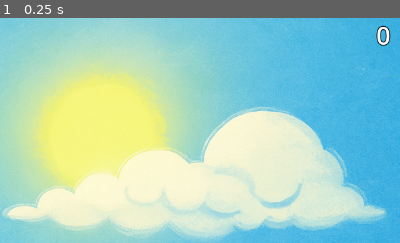
Above: before the commit, frame 1.
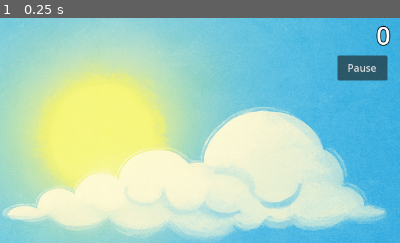
Above: after the commit, the same moment.

Repository: egorlepa/Balloon-Sucker-2
Game: Godot game, scene res://game.tscn
Two runs of this game, one before a commit and one after it. Both use one fixed random seed, a clock stepped at 60 frames per second and the inputs below. Before the commit the project has no main scene; this scene is started directly in both runs.
Inputs:
- Up to frame 1 (0.25 s): no input
The pictures show only the part of the screen within x 50-100%, y 0-50%; the shares and areas given below are measured in that part.

The runs differ from the first frame. In frame 1, 1.5% of the frame differs, in the area x 84-97%, y 16-28%.
Error in both runs: Trying to assign value of type 'Node2D' to a variable of type 'Control'. (res://game.gd:6)

Commit message:
Menu fixes

Diff:
--- a/game.tscn
+++ b/game.tscn
@@ -1,10 +1,11 @@
-[gd_scene load_steps=12 format=3 uid="uid://cob40pnbjmg0a"]
+[gd_scene load_steps=13 format=3 uid="uid://cob40pnbjmg0a"]
 
 [ext_resource type="Script" uid="uid://cspbsbudsa0s7" path="res://game.gd" id="1_80nbo"]
 [ext_resource type="Texture2D" uid="uid://cn8n6xs6v8b3p" path="res://assets/background.png" id="2_e2o6t"]
 [ext_resource type="PhysicsMaterial" uid="uid://c0ysapw4p3ide" path="res://materials/bouncy_phys_mat.tres" id="3_7jktm"]
 [ext_resource type="Texture2D" uid="uid://d1cne8wyx1kji" path="res://assets/heart.png" id="3_feb5d"]
 [ext_resource type="AudioStream" uid="uid://bp5awnhu2y5k6" path="res://assets/fart.mp3" id="4_fc0e3"]
+[ext_resource type="PackedScene" uid="uid://wgpmj4y3ljen" path="res://pause_menu.tscn" id="7_pause"]
 
 [sub_resource type="Curve" id="Curve_fc0e3"]
 _data = [Vector2(0, 0), 0.0, 0.0, 0, 0, Vector2(0.252778, 0.497824), 0.0, 0.0, 0, 0, Vector2(0.5, 0.646355), 0.0, 0.0, 0, 0, Vector2(0.747222, 0.809032), 0.0, 0.0, 0, 0, Vector2(1, 1), 0.0, 0.0, 0, 0]
@@ -118,6 +119,18 @@
 horizontal_alignment = 2
 vertical_alignment = 1
 
+[node name="PauseMenu" parent="." instance=ExtResource("7_pause")]
+z_index = 100
+
+[node name="PauseButton" type="Button" parent="."]
+process_mode = 2
+z_index = 10
+offset_left = 1180.0
+offset_top = 60.0
+offset_right = 1260.0
+offset_bottom = 100.0
+text = "Pause"
+
 [connection signal="timeout" from="SpawnTimer" to="." method="_on_spawn_timer_timeout"]
 [connection signal="area_entered" from="DespawnBoundary" to="." method="_on_despawn_boundary_area_entered"]
 [connection signal="body_entered" from="DespawnBoundary" to="." method="_on_despawn_boundary_body_entered"]
--- /dev/null
+++ b/game_over.tscn
@@ -0,0 +1,49 @@
+[gd_scene load_steps=3 format=3 uid="uid://diu4ta5a6nvxe"]
+
+[ext_resource type="Script" path="res://game_over.gd" id="1_gameover"]
+
+[sub_resource type="LabelSettings" id="LabelSettings_1"]
+font_size = 36
+
+[node name="GameOver" type="Control"]
+anchor_right = 1.0
+anchor_bottom = 1.0
+script = ExtResource("1_gameover")
+
+[node name="VBoxContainer" type="VBoxContainer" parent="."]
+anchor_left = 0.5
+anchor_top = 0.5
+anchor_right = 0.5
+anchor_bottom = 0.5
+offset_left = -150.0
+offset_top = -150.0
+offset_right = 150.0
+offset_bottom = 150.0
+theme_override_constants/separation = 20
+
+[node name="GameOverLabel" type="Label" parent="VBoxContainer"]
+text = "Game Over!"
+label_settings = SubResource("LabelSettings_1")
+horizontal_alignment = 1
+
+[node name="FinalScoreLabel" type="Label" parent="VBoxContainer"]
+text = "Final Score: 0"
+horizontal_alignment = 1
+
+[node name="HighScoreLabel" type="Label" parent="VBoxContainer"]
+text = "High Score: 0"
+horizontal_alignment = 1
+
+[node name="NewHighScoreLabel" type="Label" parent="VBoxContainer"]
+visible = false
+text = "NEW HIGH SCORE!"
+modulate = Color(1, 1, 0, 1)
+horizontal_alignment = 1
+
+[node name="RestartButton" type="Button" parent="VBoxContainer"]
+custom_minimum_size = Vector2(200, 40)
+text = "Play Again"
+
+[node name="MainMenuButton" type="Button" parent="VBoxContainer"]
+custom_minimum_size = Vector2(200, 40)
+text = "Main Menu"
--- /dev/null
+++ b/high_scores.tscn
@@ -0,0 +1,39 @@
+[gd_scene load_steps=3 format=3 uid="uid://ddpe5rfqih88b"]
+
+[ext_resource type="Script" path="res://high_scores.gd" id="1_highscores"]
+
+[sub_resource type="LabelSettings" id="LabelSettings_1"]
+font_size = 36
+
+[node name="HighScores" type="Control"]
+anchor_right = 1.0
+anchor_bottom = 1.0
+script = ExtResource("1_highscores")
+
+[node name="VBoxContainer" type="VBoxContainer" parent="."]
+anchor_left = 0.5
+anchor_top = 0.5
+anchor_right = 0.5
+anchor_bottom = 0.5
+offset_left = -200.0
+offset_top = -250.0
+offset_right = 200.0
+offset_bottom = 250.0
+theme_override_constants/separation = 20
+
+[node name="TitleLabel" type="Label" parent="VBoxContainer"]
+text = "High Scores"
+label_settings = SubResource("LabelSettings_1")
+horizontal_alignment = 1
+
+[node name="ScoresContainer" type="VBoxContainer" parent="VBoxContainer"]
+custom_minimum_size = Vector2(0, 300)
+theme_override_constants/separation = 10
+
+[node name="ClearScoresButton" type="Button" parent="VBoxContainer"]
+custom_minimum_size = Vector2(200, 40)
+text = "Clear Scores"
+
+[node name="BackButton" type="Button" parent="VBoxContainer"]
+custom_minimum_size = Vector2(200, 40)
+text = "Back"
--- /dev/null
+++ b/instructions.tscn
@@ -0,0 +1,59 @@
+[gd_scene load_steps=3 format=3 uid="uid://17bjt51c1yjp"]
+
+[ext_resource type="Script" path="res://instructions.gd" id="1_instructions"]
+
+[sub_resource type="LabelSettings" id="LabelSettings_1"]
+font_size = 36
+
+[node name="Instructions" type="Control"]
+anchor_right = 1.0
+anchor_bottom = 1.0
+script = ExtResource("1_instructions")
+
+[node name="VBoxContainer" type="VBoxContainer" parent="."]
+anchor_left = 0.5
+anchor_top = 0.5
+anchor_right = 0.5
+anchor_bottom = 0.5
+offset_left = -300.0
+offset_top = -250.0
+offset_right = 300.0
+offset_bottom = 250.0
+theme_override_constants/separation = 20
+
+[node name="TitleLabel" type="Label" parent="VBoxContainer"]
+text = "Instructions"
+label_settings = SubResource("LabelSettings_1")
+horizontal_alignment = 1
+
+[node name="InstructionsText" type="RichTextLabel" parent="VBoxContainer"]
+custom_minimum_size = Vector2(600, 350)
+bbcode_enabled = true
+text = "[center][b]How to Play Balloon Warfare[/b][/center]
+
+[color=yellow]Objective:[/color]
+Pop as many balloons as possible before they escape!
+
+[color=yellow]Controls:[/color]
+• Click on balloons to pop them
+• Press ESC to pause the game
+• Use the mouse to navigate menus
+
+[color=yellow]Gameplay:[/color]
+• Balloons rise from the bottom of the screen
+• Each balloon that escapes costs you 1 health
+• You start with 10 health points
+• Game ends when health reaches 0
+
+[color=yellow]Scoring:[/color]
+• Each popped balloon gives you 1 point
+• Try to beat your high score!
+
+[color=yellow]Tips:[/color]
+• Watch out for wind effects on balloons
+• Game gets harder over time
+• Focus on balloons closest to escaping"
+
+[node name="BackButton" type="Button" parent="VBoxContainer"]
+custom_minimum_size = Vector2(200, 40)
+text = "Back"
--- /dev/null
+++ b/main_menu.tscn
@@ -0,0 +1,77 @@
+[gd_scene load_steps=3 format=3 uid="uid://ddnk58u5hcseb"]
+
+[ext_resource type="Script" uid="uid://cm8vdg0rbi45m" path="res://main_menu.gd" id="1_main_menu"]
+
+[sub_resource type="LabelSettings" id="LabelSettings_1"]
+font_size = 48
+
+[node name="MainMenu" type="Control"]
+layout_mode = 3
+anchors_preset = 15
+anchor_right = 1.0
+anchor_bottom = 1.0
+script = ExtResource("1_main_menu")
+
+[node name="TitleLabel" type="Label" parent="."]
+layout_mode = 0
+anchor_left = 0.5
+anchor_right = 0.5
+anchor_bottom = 0.3
+offset_left = -200.0
+offset_top = 50.0
+offset_right = 200.0
+offset_bottom = 50.0
+text = "Balloon Warfare"
+label_settings = SubResource("LabelSettings_1")
+horizontal_alignment = 1
+vertical_alignment = 1
+
+[node name="VersionLabel" type="Label" parent="."]
+layout_mode = 0
+anchor_left = 1.0
+anchor_top = 1.0
+anchor_right = 1.0
+anchor_bottom = 1.0
+offset_left = -100.0
+offset_top = -30.0
+offset_right = -10.0
+offset_bottom = -10.0
+text = "v1.0"
+horizontal_alignment = 2
+
+[node name="VBoxContainer" type="VBoxContainer" parent="."]
+layout_mode = 0
+anchor_left = 0.5
+anchor_top = 0.5
+anchor_right = 0.5
+anchor_bottom = 0.5
+offset_left = -100.0
+offset_top = -100.0
+offset_right = 100.0
+offset_bottom = 100.0
+theme_override_constants/separation = 10
+
+[node name="PlayButton" type="Button" parent="VBoxContainer"]
+custom_minimum_size = Vector2(200, 40)
+layout_mode = 2
+text = "Play"
+
+[node name="SettingsButton" type="Button" parent="VBoxContainer"]
+custom_minimum_size = Vector2(200, 40)
+layout_mode = 2
+text = "Settings"
+
+[node name="HighScoresButton" type="Button" parent="VBoxContainer"]
+custom_minimum_size = Vector2(200, 40)
+layout_mode = 2
+text = "High Scores"
+
+[node name="InstructionsButton" type="Button" parent="VBoxContainer"]
+custom_minimum_size = Vector2(200, 40)
+layout_mode = 2
+text = "Instructions"
+
+[node name="QuitButton" type="Button" parent="VBoxContainer"]
+custom_minimum_size = Vector2(200, 40)
+layout_mode = 2
+text = "Quit"
--- /dev/null
+++ b/pause_menu.tscn
@@ -0,0 +1,54 @@
+[gd_scene load_steps=3 format=3 uid="uid://wgpmj4y3ljen"]
+
+[ext_resource type="Script" uid="uid://c28gcqhofyhsk" path="res://pause_menu.gd" id="1_pause"]
+
+[sub_resource type="LabelSettings" id="LabelSettings_1"]
+font_size = 32
+
+[node name="PauseMenu" type="Control"]
+process_mode = 2
+visible = false
+layout_mode = 3
+anchors_preset = 15
+anchor_right = 1.0
+anchor_bottom = 1.0
+script = ExtResource("1_pause")
+
+[node name="ColorRect" type="ColorRect" parent="."]
+layout_mode = 0
+anchor_right = 1.0
+anchor_bottom = 1.0
+color = Color(0, 0, 0, 0.5)
+
+[node name="VBoxContainer" type="VBoxContainer" parent="."]
+layout_mode = 0
+anchor_left = 0.5
+anchor_top = 0.5
+anchor_right = 0.5
+anchor_bottom = 0.5
+offset_left = -100.0
+offset_top = -100.0
+offset_right = 100.0
+offset_bottom = 100.0
+theme_override_constants/separation = 20
+
+[node name="PauseLabel" type="Label" parent="VBoxContainer"]
+layout_mode = 2
+text = "Paused"
+label_settings = SubResource("LabelSettings_1")
+horizontal_alignment = 1
+
+[node name="ResumeButton" type="Button" parent="VBoxContainer"]
+custom_minimum_size = Vector2(200, 40)
+layout_mode = 2
+text = "Resume"
+
+[node name="RestartButton" type="Button" parent="VBoxContainer"]
+custom_minimum_size = Vector2(200, 40)
+layout_mode = 2
+text = "Restart"
+
+[node name="MainMenuButton" type="Button" parent="VBoxContainer"]
+custom_minimum_size = Vector2(200, 40)
+layout_mode = 2
+text = "Main Menu"
--- a/project.godot
+++ b/project.godot
@@ -15,6 +15,10 @@
 config/features=PackedStringArray("4.4", "Mobile")
 config/icon="res://icon.svg"
 
+[autoload]
+
+GameManager="*res://game_manager.gd"
+
 [display]
 
 window/size/viewport_width=1280
@@ -24,10 +28,6 @@
 
 project/assembly_name="Balloon Warfare"
 
-[autoload]
-
-GameManager="*res://game_manager.gd"
-
 [editor]
 
 version_control/plugin_name="GitPlugin"
--- /dev/null
+++ b/settings_menu.tscn
@@ -0,0 +1,77 @@
+[gd_scene load_steps=2 format=3 uid="uid://c8v7knbihqi4u"]
+
+[ext_resource type="Script" path="res://settings_menu.gd" id="1_settings"]
+
+[node name="SettingsMenu" type="Control"]
+anchor_right = 1.0
+anchor_bottom = 1.0
+script = ExtResource("1_settings")
+
+[node name="VBoxContainer" type="VBoxContainer" parent="."]
+anchor_left = 0.5
+anchor_top = 0.5
+anchor_right = 0.5
+anchor_bottom = 0.5
+offset_left = -200.0
+offset_top = -200.0
+offset_right = 200.0
+offset_bottom = 200.0
+theme_override_constants/separation = 20
+
+[node name="MasterVolumeContainer" type="HBoxContainer" parent="VBoxContainer"]
+custom_minimum_size = Vector2(400, 40)
+
+[node name="MasterVolumeLabel" type="Label" parent="VBoxContainer/MasterVolumeContainer"]
+custom_minimum_size = Vector2(150, 0)
+text = "Master Volume:"
+
+[node name="MasterVolumeSlider" type="HSlider" parent="VBoxContainer/MasterVolumeContainer"]
+custom_minimum_size = Vector2(250, 0)
+max_value = 1.0
+step = 0.01
+value = 1.0
+
+[node name="SoundEffectsContainer" type="HBoxContainer" parent="VBoxContainer"]
+custom_minimum_size = Vector2(400, 40)
+
+[node name="SoundEffectsLabel" type="Label" parent="VBoxContainer/SoundEffectsContainer"]
+custom_minimum_size = Vector2(150, 0)
+text = "Sound Effects:"
+
+[node name="SoundEffectsSlider" type="HSlider" parent="VBoxContainer/SoundEffectsContainer"]
+custom_minimum_size = Vector2(250, 0)
+max_value = 1.0
+step = 0.01
+value = 1.0
+
+[node name="MusicVolumeContainer" type="HBoxContainer" parent="VBoxContainer"]
+custom_minimum_size = Vector2(400, 40)
+
+[node name="MusicVolumeLabel" type="Label" parent="VBoxContainer/MusicVolumeContainer"]
+custom_minimum_size = Vector2(150, 0)
+text = "Music Volume:"
+
+[node name="MusicVolumeSlider" type="HSlider" parent="VBoxContainer/MusicVolumeContainer"]
+custom_minimum_size = Vector2(250, 0)
+max_value = 1.0
+step = 0.01
+value = 1.0
+
+[node name="SoundEffectsToggle" type="CheckBox" parent="VBoxContainer"]
+button_pressed = true
+text = "Sound Effects Enabled"
+
+[node name="MusicToggle" type="CheckBox" parent="VBoxContainer"]
+button_pressed = true
+text = "Music Enabled"
+
+[node name="DebugInfoToggle" type="CheckBox" parent="VBoxContainer"]
+text = "Show Debug Info"
+
+[node name="ResetButton" type="Button" parent="VBoxContainer"]
+custom_minimum_size = Vector2(200, 40)
+text = "Reset to Defaults"
+
+[node name="BackButton" type="Button" parent="VBoxContainer"]
+custom_minimum_size = Vector2(200, 40)
+text = "Back"
Not shown, changed: CLAUDE.md
